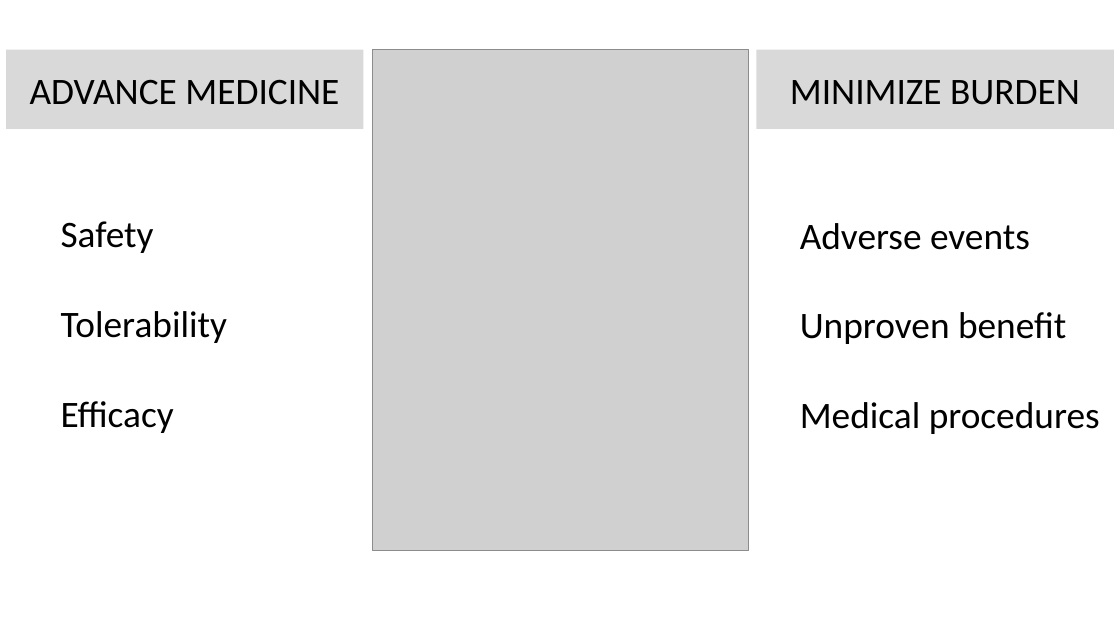
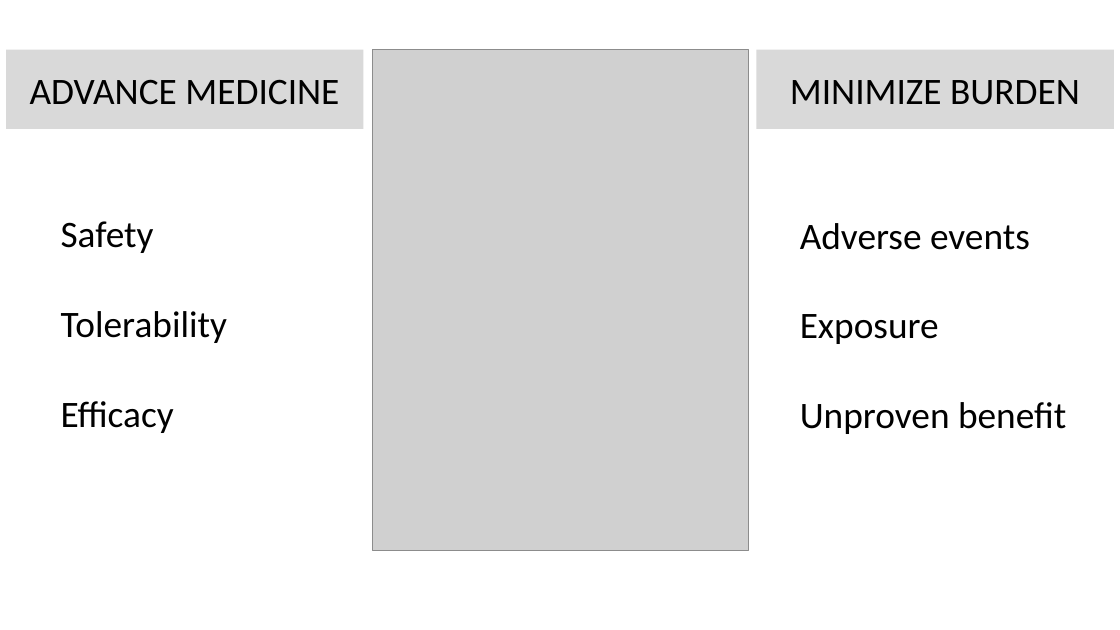
Before and after one commit to wlandau/useR2025, a slide deck: slide 8 of images/images.pptx. Drawn at 1120x630 pixels with LibreOffice and Linux fonts; fonts in the diff are those of the drawing; grey boxes stand for pictures. Boxes give left, top, right and bottom in pixels: in the first picture for what was removed or moved away, otherwise in the second. Text is boxed around its words. In the diff, an @@ line names an element or a change of style, - is before the commit and + after.

```diff
--- a/images/images.pptx
+++ b/images/images.pptx
@@ text at [800, 314, 939, 344]: paragraph added @@
+Exposure
@@ text at [800, 402, 1100, 434]: paragraph removed @@
-Medical procedures
```
Also in this commit, not shown: 4 other files.
